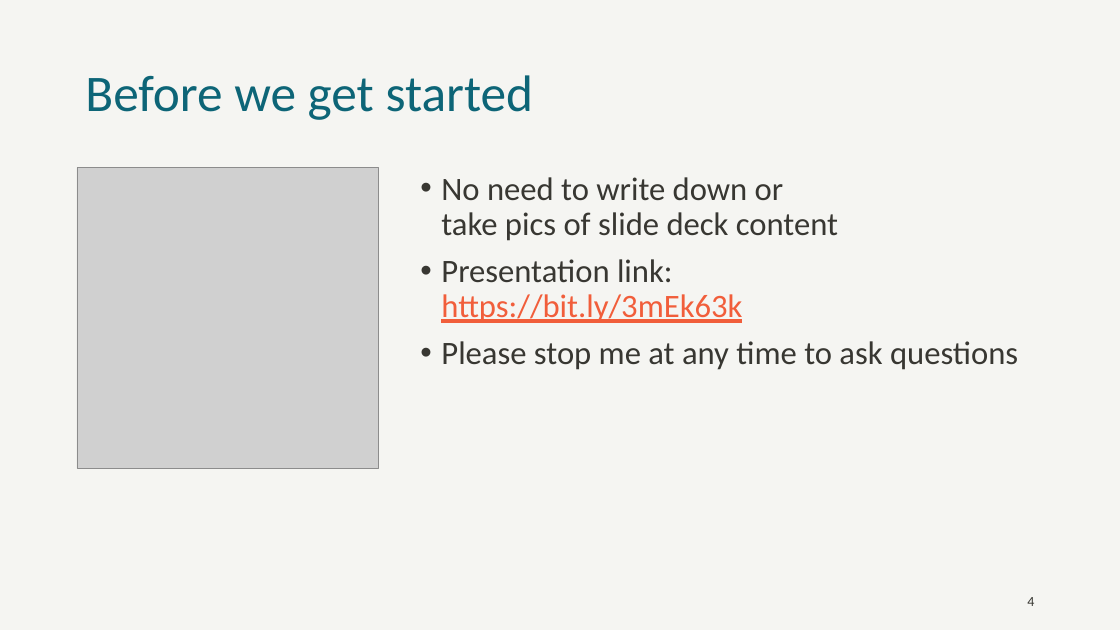
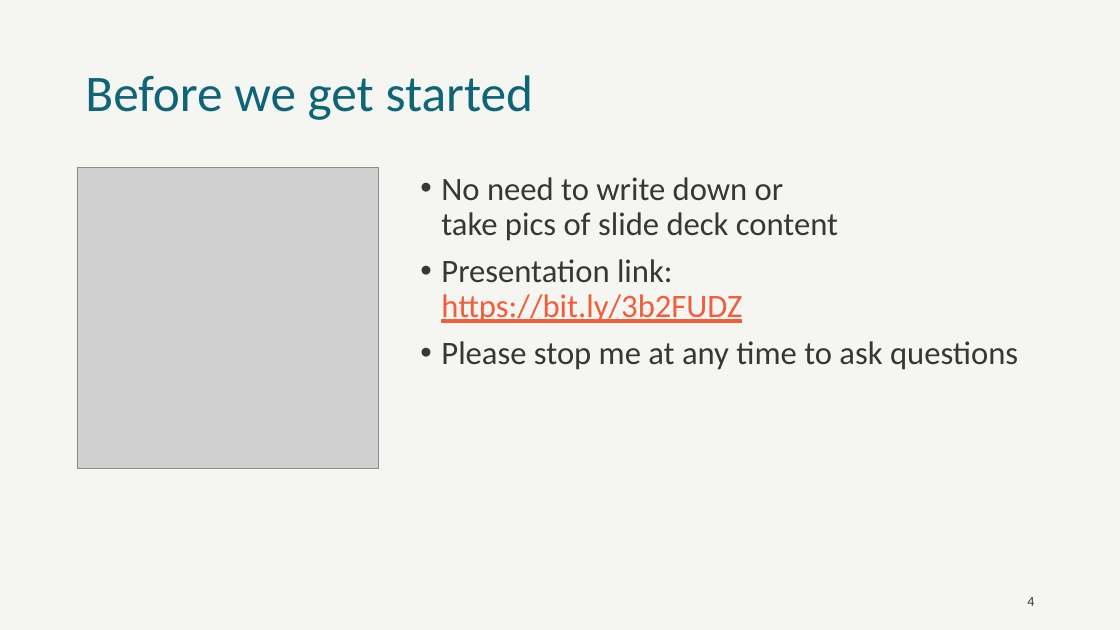
Before and after one commit to jkwuc89/Presentations, a slide deck: slide 4 of Senior Engineer Technical Track for Beer City Code.pptx. Drawn at 1120x630 pixels with LibreOffice and Linux fonts; fonts in the diff are those of the drawing; grey boxes stand for pictures; background and template pictures are left out. Boxes give left, top, right and bottom in pixels: in the first picture for what was removed or moved away, otherwise in the second. Text is boxed around its words. In the diff, an @@ line names an element or a change of style, - is before the commit and + after.

Commit message:
Added embedded link to Steve Jobs video

```diff
--- a/Senior Engineer Technical Track for Beer City Code.pptx
+++ b/Senior Engineer Technical Track for Beer City Code.pptx
@@ text at (441,259,742,323): text changed @@
-• Presentation link:
-  https://bit.ly/3mEk63k
+• Presentation link:
+  https://bit.ly/3b2FUDZ
```
Also in this commit, not shown: 1 other slide changed, 1 slide added.
